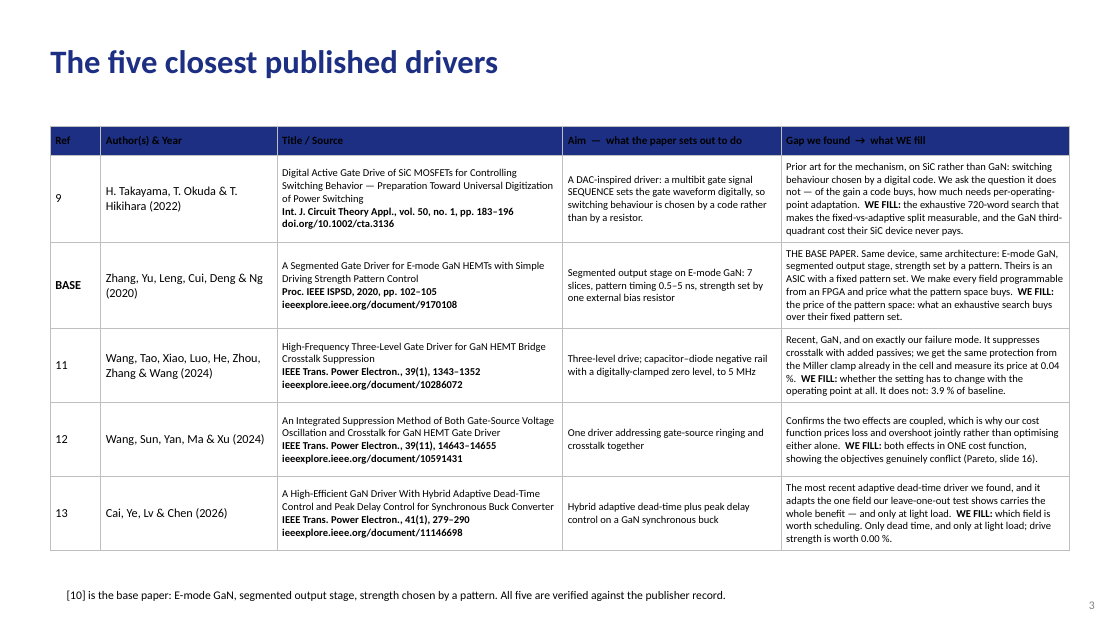
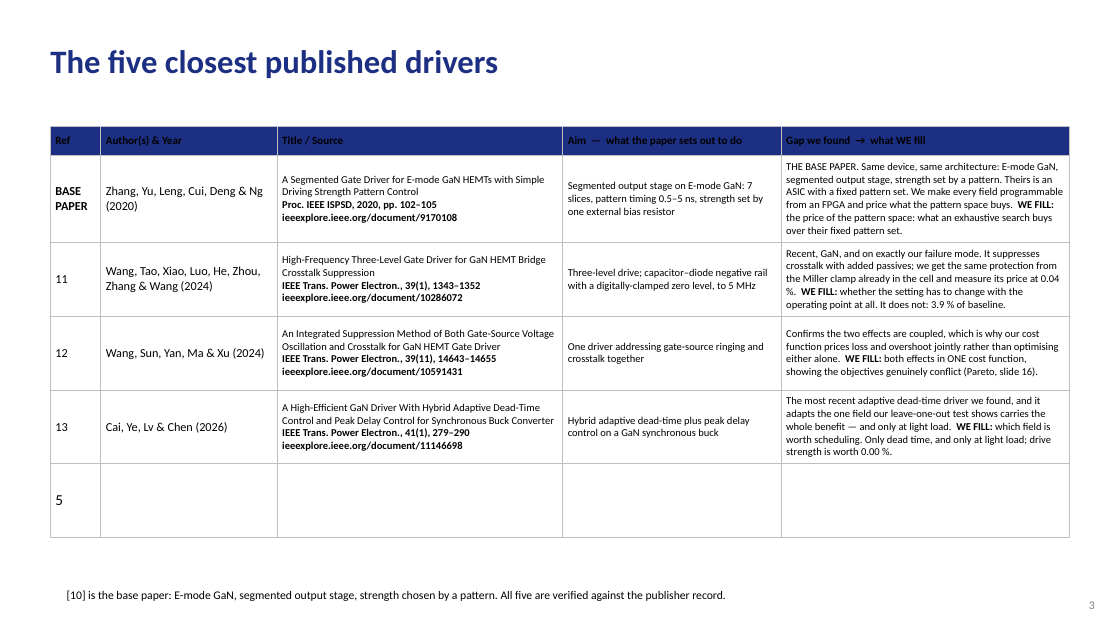
Before and after one commit to Amritha902/gan-driver, a slide deck: slide 3 of review/GaN_Review1_PRESENT.pptx. Drawn at 1120x630 pixels with LibreOffice and Linux fonts; fonts in the diff are those of the drawing. Boxes give left, top, right and bottom in pixels: in the first picture for what was removed or moved away, otherwise in the second. Text is boxed around its words. In the diff, an @@ line names an element or a change of style, - is before the commit and + after.

```diff
--- a/review/GaN_Review1_PRESENT.pptx
+++ b/review/GaN_Review1_PRESENT.pptx
@@ table at (50,126,1070,525) @@
-row 2: 9 | H. Takayama, T. Okuda & T. Hikihara (2022) | Digital Active Gate Drive of SiC MOSFETs for Controlling Switching Behavior — Preparation Toward Universal Digitization of Power Switching / Int. J. Circuit Theory Appl., vol. 50, no. 1, pp. 183–196 / doi.org/10.1002/cta.3136 | A DAC-inspired driver: a multibit gate signal SEQUENCE sets the gate waveform digitally, so switching behaviour is chosen by a code rather than by a resistor. | Prior art for the mechanism, on SiC rather than GaN: switching behaviour chosen by a digital code. We ask the question it does not — of the gain a code buys, how much needs per-operating-point adaptation. WE FILL: the exhaustive 720-word search that makes the fixed-vs-adaptive split measurable, and the GaN third-quadrant cost their SiC device never pays.
-row 3: BASE | Zhang, Yu, Leng, Cui, Deng & Ng (2020) | A Segmented Gate Driver for E-mode GaN HEMTs with Simple Driving Strength Pattern Control / Proc. IEEE ISPSD, 2020, pp. 102–105 / ieeexplore.ieee.org/document/9170108 | Segmented output stage on E-mode GaN: 7 slices, pattern timing 0.5–5 ns, strength set by one external bias resistor | THE BASE PAPER. Same device, same architecture: E-mode GaN, segmented output stage, strength set by a pattern. Theirs is an ASIC with a fixed pattern set. We make every field programmable from an FPGA and price what the pattern space buys. WE FILL: the price of the pattern space: what an exhaustive search buys over their fixed pattern set.
+row 2: BASE / PAPER | Zhang, Yu, Leng, Cui, Deng & Ng (2020) | A Segmented Gate Driver for E-mode GaN HEMTs with Simple Driving Strength Pattern Control / Proc. IEEE ISPSD, 2020, pp. 102–105 / ieeexplore.ieee.org/document/9170108 | Segmented output stage on E-mode GaN: 7 slices, pattern timing 0.5–5 ns, strength set by one external bias resistor | THE BASE PAPER. Same device, same architecture: E-mode GaN, segmented output stage, strength set by a pattern. Theirs is an ASIC with a fixed pattern set. We make every field programmable from an FPGA and price what the pattern space buys. WE FILL: the price of the pattern space: what an exhaustive search buys over their fixed pattern set.
+row 6: 5 |  |  |  | 
```
Also in this commit, not shown: 13 other slides changed, 7 slides removed, 14 other files.
